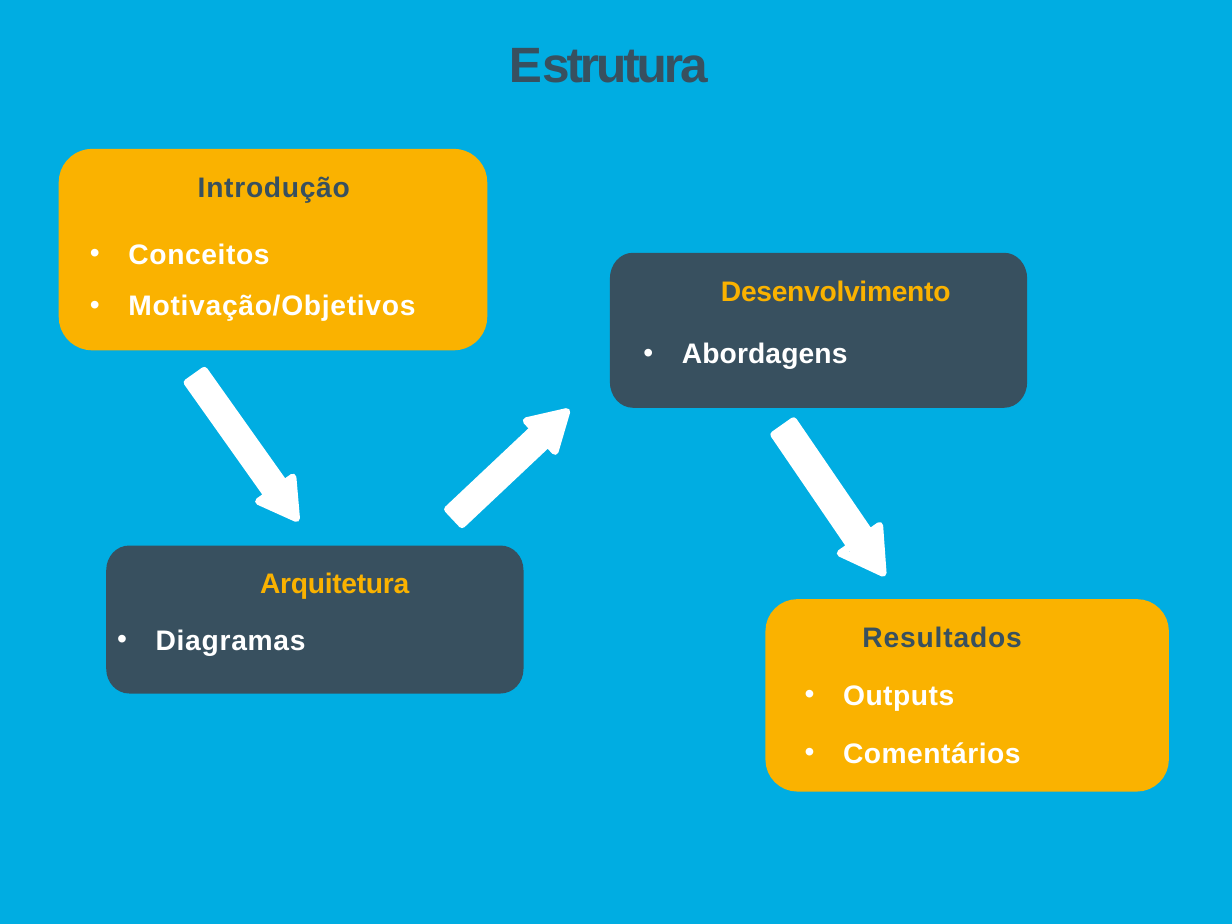
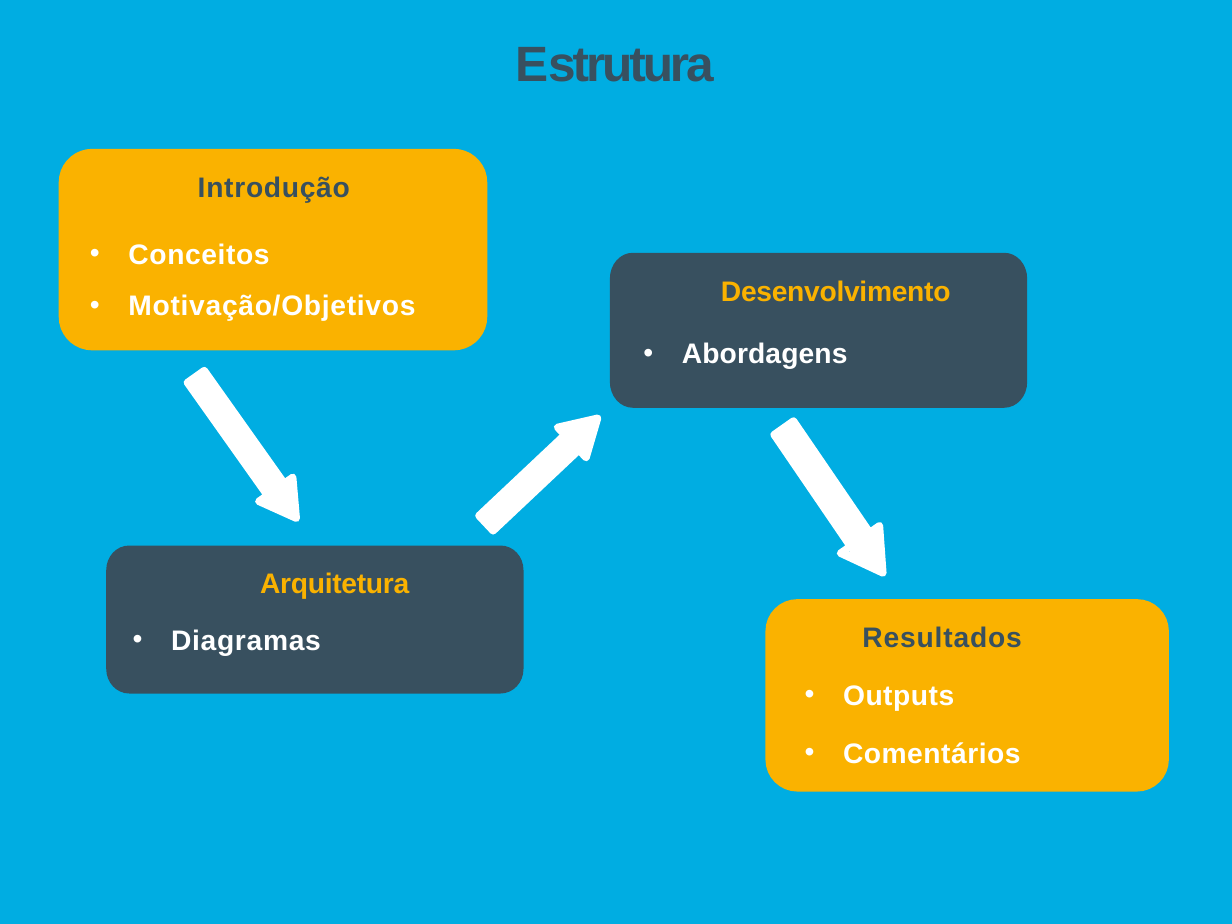
Before and after one commit to Tibblue/PLC, a slide deck: slide 2 of LEI/apresentações/apresLEI_raul.pptx. Drawn at 1232x924 pixels with LibreOffice and Linux fonts; fonts in the diff are those of the drawing. Boxes give left, top, right and bottom in pixels: in the first picture for what was removed or moved away, otherwise in the second. Text is boxed around its words. In the diff, an @@ line names an element or a change of style, - is before the commit and + after.

```diff
--- a/LEI/apresentações/apresLEI_raul.pptx
+++ b/LEI/apresentações/apresLEI_raul.pptx
@@ title "Estrutura" moved from (x1=509, y1=48, x2=708, y2=83) to (x1=515, y1=47, x2=714, y2=82) @@
@@ freeform shape moved from (x1=447, y1=411, x2=567, y2=525) to (x1=479, y1=418, x2=599, y2=531) @@
@@ freeform shape moved from (x1=447, y1=411, x2=567, y2=525) to (x1=479, y1=418, x2=599, y2=531) @@
@@ text "Diagramas" moved from (x1=156, y1=629, x2=306, y2=656) to (x1=171, y1=629, x2=321, y2=656) @@
```
Also in this commit, not shown: 5 other slides changed, 4 slides added, 3 slides removed.
